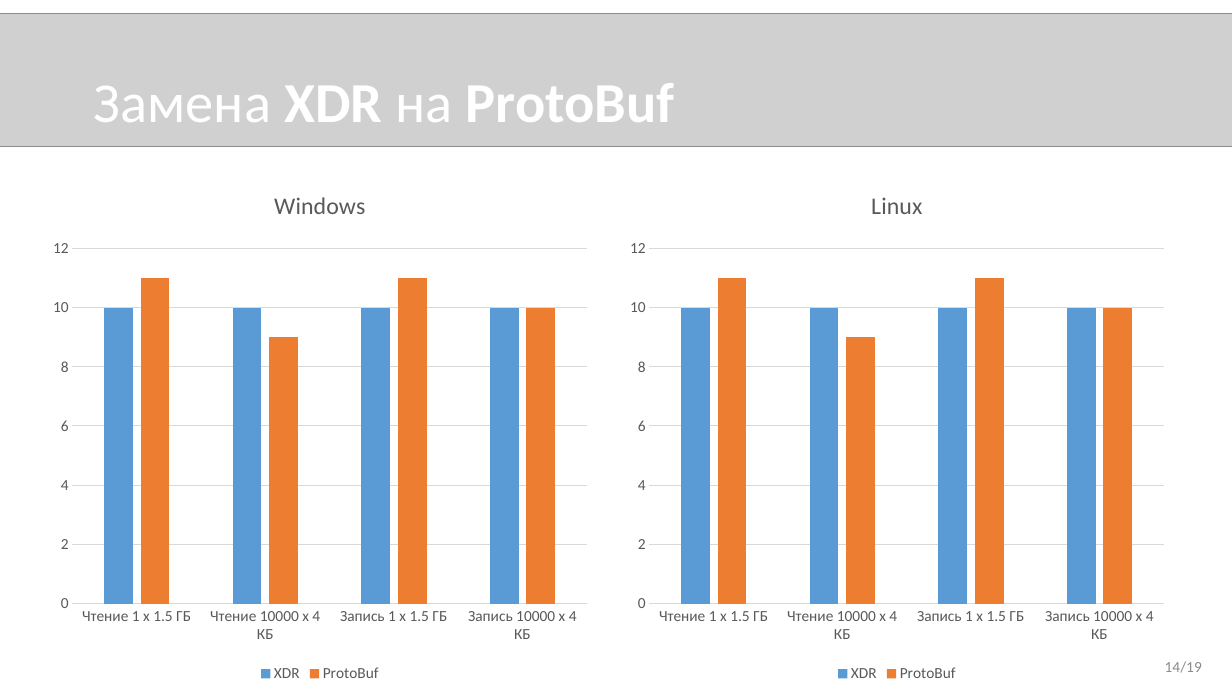
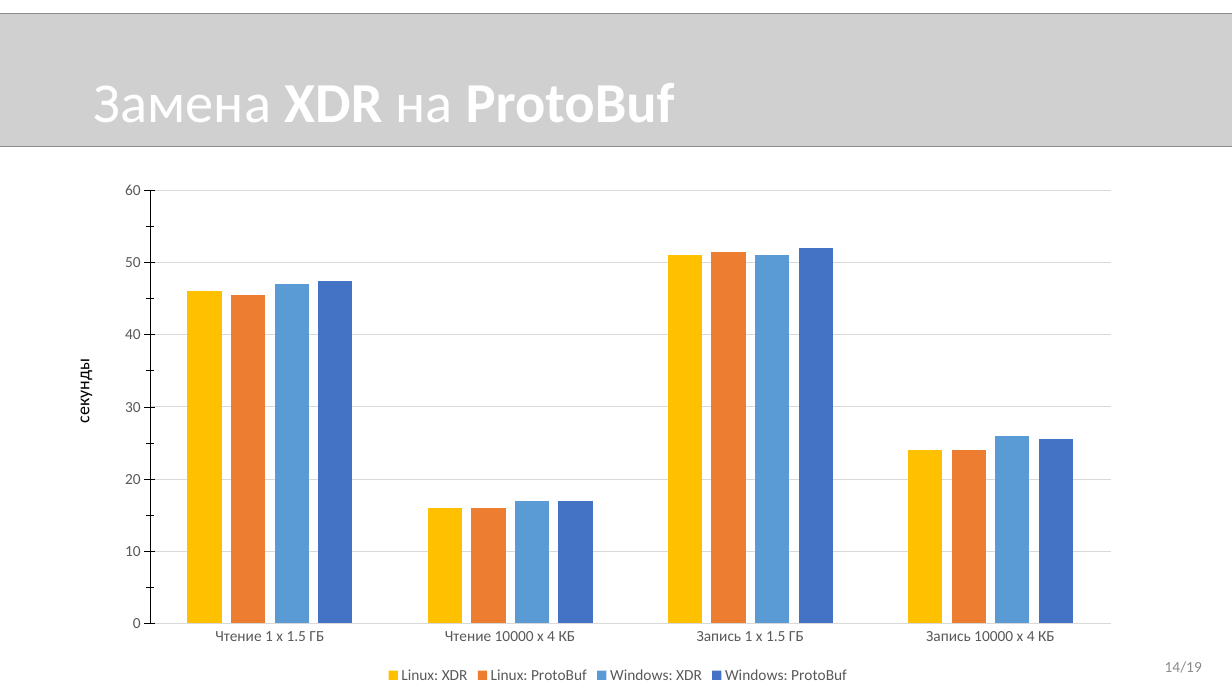
Before and after one commit to novokrest/master-thesis, a slide deck: slide 14 of presentation.pptx. Drawn at 1232x693 pixels with LibreOffice and Linux fonts; fonts in the diff are those of the drawing; grey boxes stand for pictures. Boxes give left, top, right and bottom in pixels: in the first picture for what was removed or moved away, otherwise in the second. Text is boxed around its words. In the diff, an @@ line names an element or a change of style, - is before the commit and + after.

```diff
--- a/presentation.pptx
+++ b/presentation.pptx
@@ column chart at (x1=104, y1=171, x2=1131, y2=689) @@
@@ title "Windows " removed @@
-XDR: 10, 10, 10, 10
+Linux: XDR: 46, 16, 51, 24
@@ colour of Linux: XDR #5B9BD5 to #FFC000 @@
-ProtoBuf: 11, 9, 11, 10
+Linux: ProtoBuf: 46, 16, 52, 24
+Windows: XDR: 47, 17, 51, 26
+Windows: ProtoBuf: 48, 17, 52, 26
@@ value axis changed @@
@@ column chart resized from (x1=43, y1=169, x2=599, y2=687) to (x1=104, y1=171, x2=1131, y2=689) @@
@@ column chart removed at (x1=619, y1=169, x2=1176, y2=687) @@
-title "Linux "
-categories: Чтение 1 х 1.5 ГБ, Чтение 10000 х 4 КБ, Запись 1 х 1.5 ГБ, Запись 10000 х 4 КБ
-XDR: 10, 10, 10, 10
-ProtoBuf: 11, 9, 11, 10
@@ text added at (x1=72, y1=365, x2=94, y2=422), 14 pt, text #000000 @@
+секунды
```
Also in this commit, not shown: 3 other slides changed, 1 slide removed, 3 other files.
